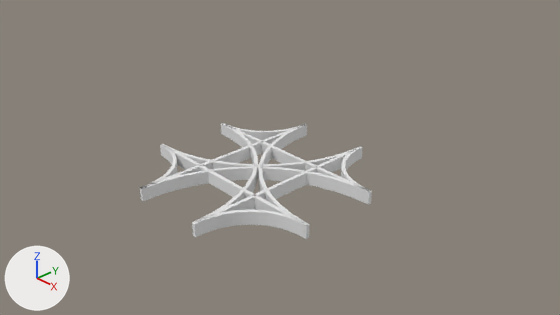
Two versions of the Blender file Assets/Meshes/Rail.blend, one commit apart.
Camera for both pictures: the file's camera 'Camera'. The axes (+X, +Y, +Z) are drawn at lower left. The lights are the same throughout. The same objects are shown in both versions, whatever each file hides.

The older version as bpy lines, for what is in view:
```python
me_cube = bpy.data.meshes.new('Cube')
me_cube.from_pydata(...)  # a box spanning x -0.79..-0.72, y 0.0..2.0, z 0.0..0.24
me_cube.materials.append(mat_material)  # white #e7e7e7
me_mesh = bpy.data.meshes.new('Mesh')
me_mesh.from_pydata(...)  # 608 vertices, 292 faces; spans x -2.0..0.79, y -2.0..0.79, z 0.0..0.24
me_mesh.polygons.foreach_set('use_smooth', [True] * 292)
me_mesh.materials.append(mat_material)  # white #e7e7e7
ob_ne = bpy.data.objects.new('NE', me_mesh)
ob_ne.location = (0.0, 0.0, 0.0)
ob_ne.rotation_euler = (0.0, 0.0, 3.142)  # degrees (0, 0, 180)
ob_ns = bpy.data.objects.new('NS', me_cube)
ob_ns.location = (0.0, 0.0, 0.0)
ob_ns.rotation_euler = (0.0, 0.0, 1.571)  # degrees (0, 0, 90)
_m = ob_ns.modifiers.new('Mirror', 'MIRROR')
_m.use_axis = (True, True, False)
ob_nw = bpy.data.objects.new('NW', me_mesh)
ob_nw.location = (0.0, 0.0, 0.0)
ob_nw.rotation_euler = (0.0, 0.0, 7.854)  # degrees (0, 0, 90)
ob_se = bpy.data.objects.new('SE', me_mesh)
ob_se.location = (0.0, 0.0, 0.0)
ob_se.rotation_euler = (0.0, 0.0, 4.712)  # degrees (0, 0, 270)
ob_sw = bpy.data.objects.new('SW', me_mesh)
ob_sw.location = (0.0, 0.0, 0.0)
ob_sw.rotation_euler = (0.0, 0.0, 6.283)  # degrees (0, 0, 360)
ob_we = bpy.data.objects.new('WE', me_cube)
ob_we.location = (0.0, 0.0, 0.0)
_m = ob_we.modifiers.new('Mirror', 'MIRROR')
_m.use_axis = (True, True, False)
```
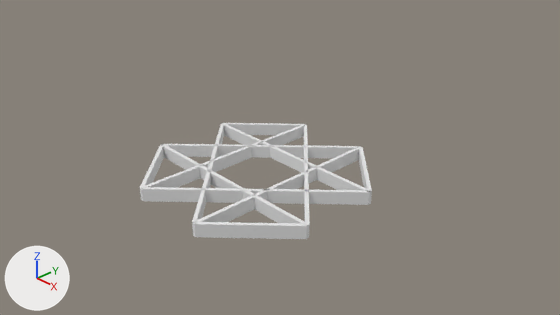
Changed parts and their boxes [x1, y1, x2, y2] in the pictures (560 x 315 px; the box of a moved part takes in the faces that stretch with it):
'NW', reshaped, turned, modifiers changed
    before: [140, 166, 372, 238]
    after: [140, 187, 372, 239]
'SE', reshaped, turned
    before: [161, 123, 361, 171]
    after: [161, 123, 362, 158]
'SW', reshaped, turned, modifiers changed
    before: [140, 123, 258, 237]
    after: [140, 123, 224, 237]
'NE', reshaped, turned, modifiers changed
    before: [259, 125, 371, 239]
    after: [304, 124, 372, 239]
part 1 of me_mesh, deleted
    before: [140, 123, 372, 239]
part 2 of me_mesh, moved or reshaped
    before: [185, 155, 335, 239]
    after: [140, 123, 224, 236]
part 3 of me_cube, shading changed
    both: [141, 125, 369, 222]

The change, as a list of edits to the scene's bpy script:
```text
Change me_mesh:
    used by ob_nw; location = (0.0, 0.0, 0.0); rotation_euler = (0.0, 0.0, 7.854), in degrees (0, 0, 90)
    remove me_mesh.from_pydata(...)  # 608 vertices, 292 faces; spans x -2.0..0.79, y -2.0..0.79, z 0.0..0.24
    add me_mesh.from_pydata(...)  # 32 vertices, 24 faces; spans x -1.97..-0.84, y -1.97..1.97, z 0.0..0.24
    me_mesh part 1: 11 loose pieces with 534 vertices, spanning x -2.0..0.79, y -2.0..0.79, z 0.0..0.24, are deleted
    me_mesh part 2
    74 vertices are removed from x -2.0..0.79, y -2.0..0.79, z 0.0..0.24
    36 faces are deleted
    17 vertices are added at x -1.97..-0.84, y -1.97..1.97, z 0.0..0.24
    15 new vertices lie (0.0, 0.0, 0.24) away from vertices in x -1.97..-0.84, y -1.97..1.97, z 0.0
    24 new faces join them
Change me_cube:
    where me_cube.from_pydata(...)  # 8 vertices, 6 faces; spans x -0.79..-0.72, y 0.0..2.0, z 0.0..0.24
    used by ob_ns; location = (0.0, 0.0, 0.0); rotation_euler = (0.0, 0.0, 1.571), in degrees (0, 0, 90)
    me_cube part 3: all faces are now shaded smooth (6 of 6 changed)
Add me_cube_001:
    me_cube_001.from_pydata(...)  # 32 vertices, 24 faces; spans x -1.97..-0.84, y -1.97..1.97, z 0.0..0.24
    me_cube_001.polygons.foreach_set('use_smooth', [True] * 24)
    me_cube_001.materials.append(mat_material)  # white #e7e7e7
Add me_cube_003:
    me_cube_003 = me_cube_001.copy(); me_cube_003.name = 'Cube.003'
Add me_cube_004:
    me_cube_004 = me_cube_001.copy(); me_cube_004.name = 'Cube.004'
Change ob_nw:
    ob_nw: bpy.data.objects.new('NW', me_mesh) -> bpy.data.objects.new('NW', me_cube_004)
    ob_nw.rotation_euler: (0.0, 0.0, 7.854) -> (0.0, 0.0, 2.356)  # degrees (0, 0, 90) -> degrees (0, 0, 135)
    add _m = ob_nw.modifiers.new('EdgeSplit', 'EDGE_SPLIT')
Change ob_sw:
    ob_sw.rotation_euler: (0.0, 0.0, 6.283) -> (0.0, 0.0, 0.785)  # degrees (0, 0, 360) -> degrees (0, 0, 45)
    add _m = ob_sw.modifiers.new('EdgeSplit', 'EDGE_SPLIT')
Change ob_se:
    ob_se: bpy.data.objects.new('SE', me_mesh) -> bpy.data.objects.new('SE', me_cube_001)
    ob_se.rotation_euler: (0.0, 0.0, 4.712) -> (0.0, 0.0, -0.785)  # degrees (0, 0, 270) -> degrees (0, 0, -45)
Change ob_ne:
    ob_ne: bpy.data.objects.new('NE', me_mesh) -> bpy.data.objects.new('NE', me_cube_003)
    ob_ne.rotation_euler: (0.0, 0.0, 3.142) -> (0.0, 0.0, -2.356)  # degrees (0, 0, 180) -> degrees (0, 0, -135)
    add _m = ob_ne.modifiers.new('EdgeSplit', 'EDGE_SPLIT')
Change ob_ns:
    add _m = ob_ns.modifiers.new('EdgeSplit', 'EDGE_SPLIT')
Change ob_we:
    add _m = ob_we.modifiers.new('EdgeSplit', 'EDGE_SPLIT')
```
